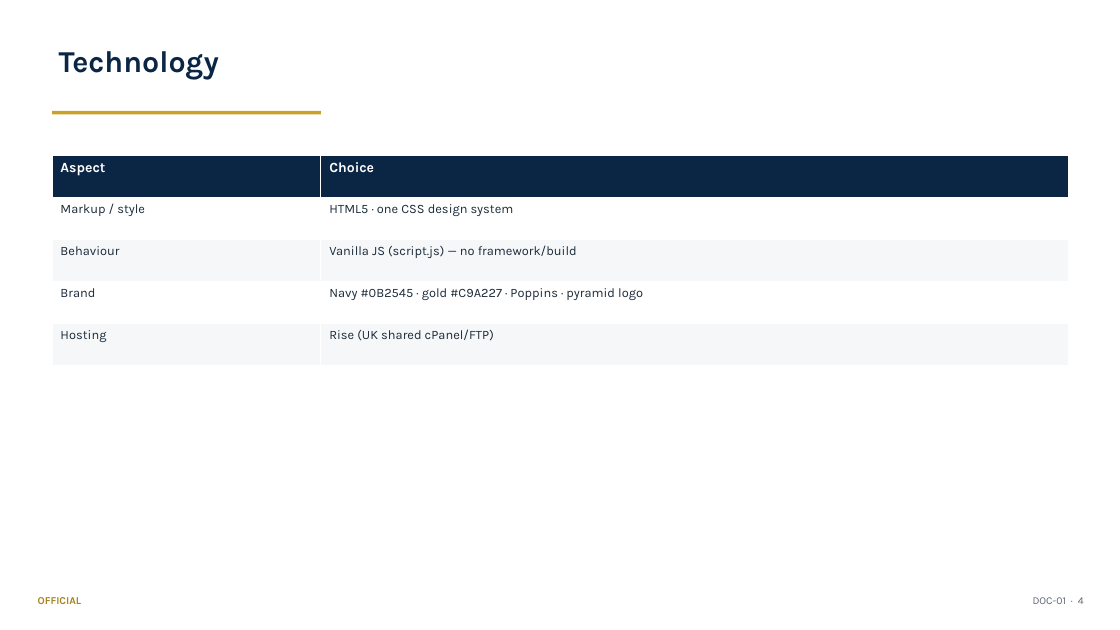
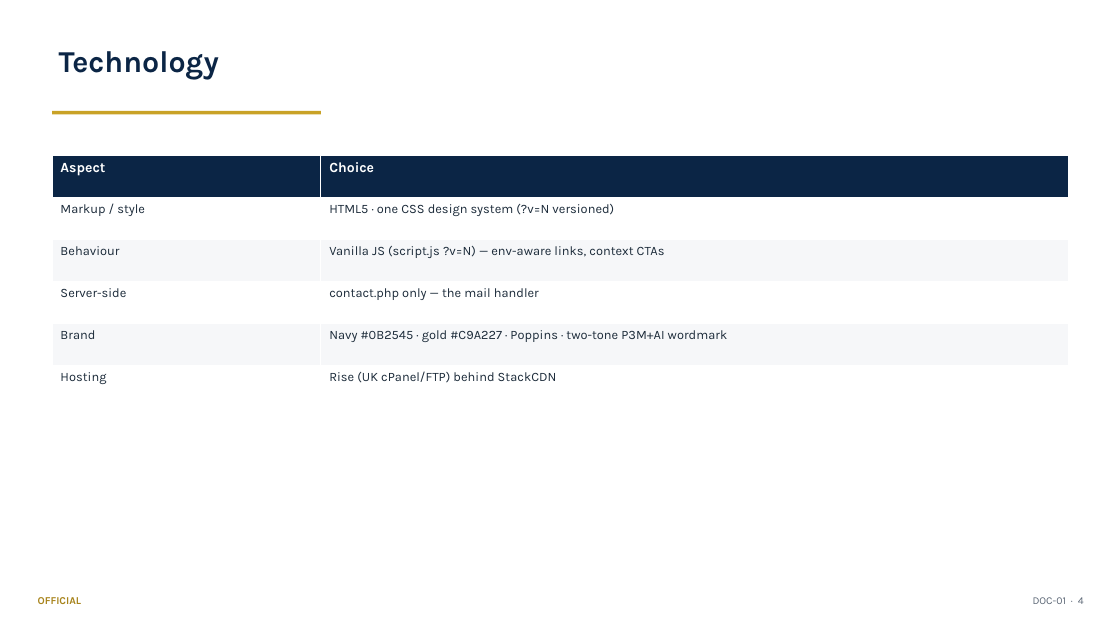
Before and after one commit to DRC63/p3mai-website, a slide deck: slide 4 of docs/01_Architecture_and_Design_Summary.pptx. Drawn at 1120x630 pixels with LibreOffice and Linux fonts; fonts in the diff are those of the drawing. Boxes give left, top, right and bottom in pixels: in the first picture for what was removed or moved away, otherwise in the second. Text is boxed around its words. In the diff, an @@ line names an element or a change of style, - is before the commit and + after.

```diff
--- a/docs/01_Architecture_and_Design_Summary.pptx
+++ b/docs/01_Architecture_and_Design_Summary.pptx
@@ table at <box>52,155,1069,408</box> @@
-row 2: Markup / style | HTML5 · one CSS design system
-row 3: Behaviour | Vanilla JS (script.js) — no framework/build
-row 4: Brand | Navy #0B2545 · gold #C9A227 · Poppins · pyramid logo
-row 5: Hosting | Rise (UK shared cPanel/FTP)
+row 2: Markup / style | HTML5 · one CSS design system (?v=N versioned)
+row 3: Behaviour | Vanilla JS (script.js ?v=N) — env-aware links, context CTAs
+row 4: Server-side | contact.php only — the mail handler
+row 5: Brand | Navy #0B2545 · gold #C9A227 · Poppins · two-tone P3M+AI wordmark
+row 6: Hosting | Rise (UK cPanel/FTP) behind StackCDN
```
Also in this commit, not shown: 6 other slides changed, 1 slide added, 2 slides removed, 13 other files.
